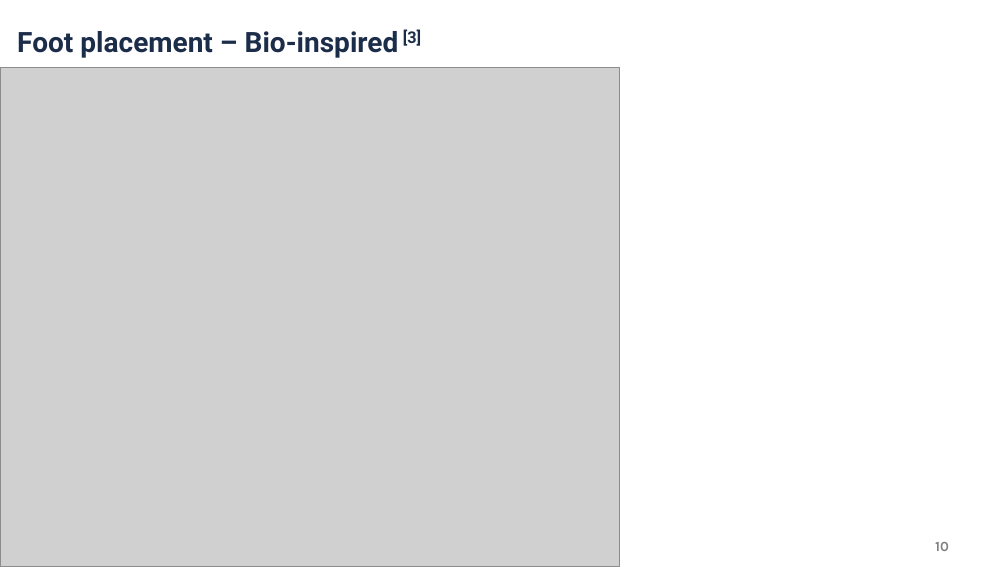
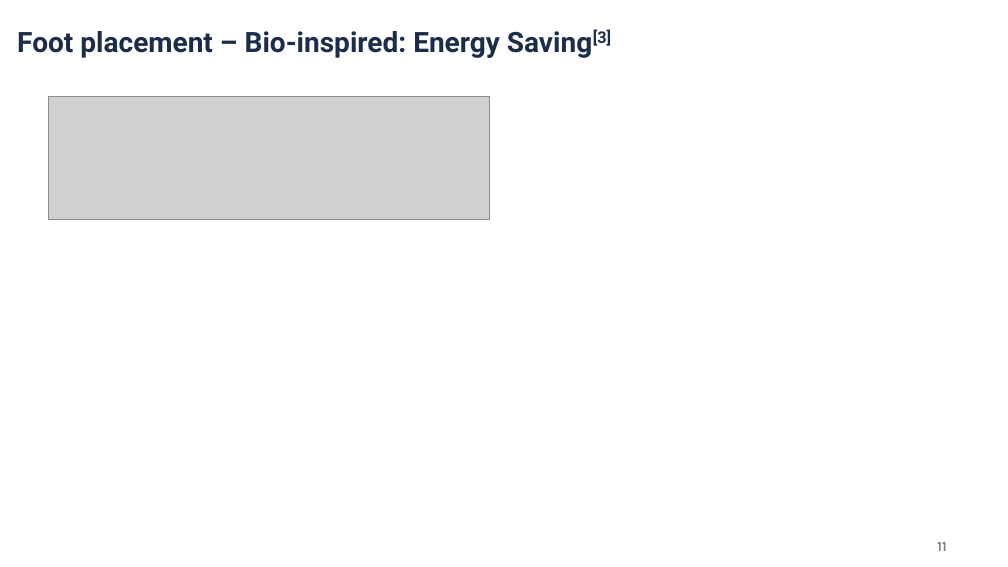
Before and after one commit to Meilili031010/locomotion-dynamics, a slide deck: slide 11 of presentation/final_presentation.pptx (slide 10 before the commit). Drawn at 1008x567 pixels with LibreOffice and Linux fonts; fonts in the diff are those of the drawing; grey boxes stand for pictures; background and template pictures are left out. Boxes give left, top, right and bottom in pixels: in the first picture for what was removed or moved away, otherwise in the second. Text is boxed around its words. In the diff, an @@ line names an element or a change of style, - is before the commit and + after.

```diff
--- a/presentation/final_presentation.pptx
+++ b/presentation/final_presentation.pptx
@@ title at bbox=[17, 29, 611, 58]: text changed @@
-Foot placement – Bio-inspired [3]
+Foot placement – Bio-inspired: Energy Saving[3]
@@ picture removed at bbox=[0, 68, 619, 567] @@
@@ picture added at bbox=[48, 96, 490, 219] @@
@@ page number at bbox=[937, 542, 947, 551]: text changed @@
-10
+11
```
Also in this commit, not shown: 4 other slides changed, 8 slides added, 6 slides removed, 1 other file.
